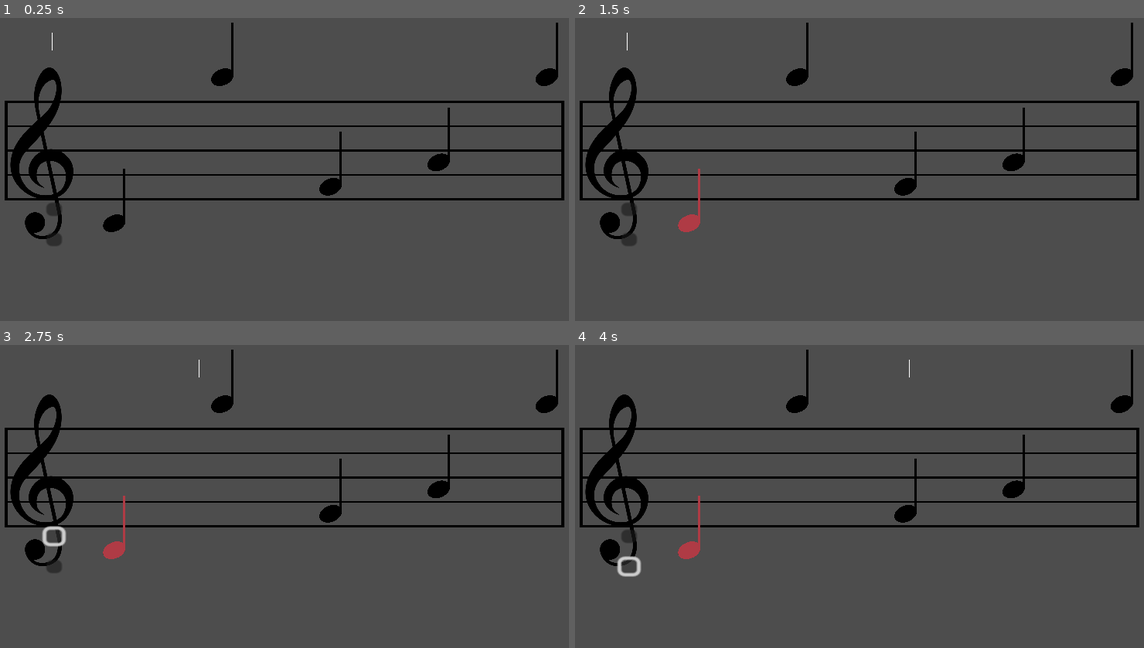
Above: before the commit, frames 1-4 (two rows, left to right).
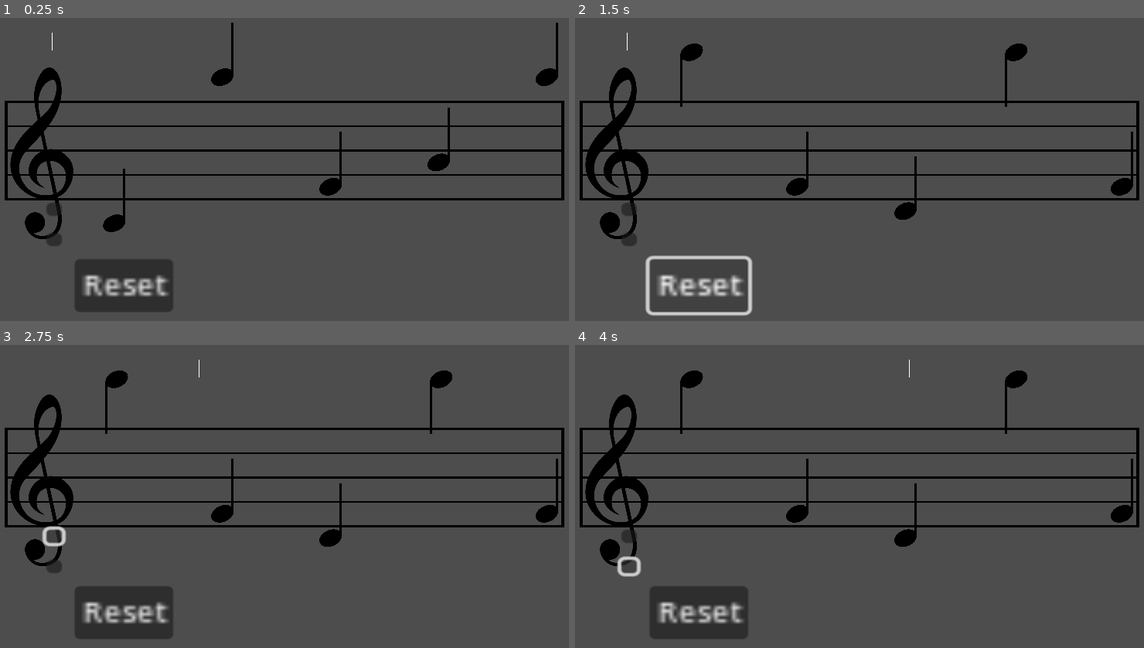
Above: after the commit, the same moments.

Repository: Sniggiho/COMP225-Reluna
Game: Godot game, scene res://Scenes/firstScene.tscn
The game is run twice, just before and just after one commit, with the same random seed, the same clock (stepped at 60 frames per second) and the same inputs.
Inputs (mouse positions are in pixels of both pictures, inside the frame that each line leads up to):
- Up to frame 1 (0.25 s): no input
- Up to frame 2 (1.5 s): click (688, 224) at 0.52 s; click (700, 284) at 1.25 s, where only the run after the commit has a clickable "Reset"
- Up to frame 3 (2.75 s): click (56, 535) at 2 s
- Up to frame 4 (4 s): click (631, 535) at 2.75 s; click (631, 566) at 3.5 s

The runs differ from the first frame. In frame 1, 2.5% of the frame differs, in the area x 13-31%, y 79-97%; in frame 2, 3.8%; in frame 3, 4.8%, in the area x 13-99%, y 1-97%; in frame 4, 4.8%.

Commit message:
Added reset button

Diff:
--- a/Project/Scenes/LevelManager/LevelManager.gd
+++ b/Project/Scenes/LevelManager/LevelManager.gd
@@ -120,6 +120,14 @@
 	else:
 		print("Aw, you were incorrect :(")
 
+## Call to keep a level manager around and generate new list of detuned notes, tune creator, etc.
+func _reset() -> void:
+	path.get_child(0).progress_ratio = 0
+	deleteTuneCreator()
+	createListOfDetunedNotes()
+	createTuneCreator()
+	pass
+
 # Called when the node enters the scene tree for the first time.
 func _ready():
 	if numOutOfTune>numNotes-1: # if we want more out of tune notes than we have notes, we set the number of detuned notes to the max possible
--- a/Project/Scenes/TuneCreator/TuneCreator.gd
+++ b/Project/Scenes/TuneCreator/TuneCreator.gd
@@ -89,6 +89,7 @@
 		note.global_position = _pathFollower.global_position
 		note.global_position.y += -1 * (note.hOffset() * lineHeight / 2)
 		##print(note.hOffset() * lineHeight / 2)
+#	_pathFollower.progress_ratio = 0
 
 
 ## Getter method for retrieving the list of notes
--- a/Project/Scenes/firstScene.tscn
+++ b/Project/Scenes/firstScene.tscn
@@ -50,6 +50,14 @@
 offset_bottom = 640.0
 scale = Vector2(5, 4.28)
 
+[node name="ResetButton" type="Button" parent="."]
+offset_left = 255.0
+offset_top = 700.0
+offset_right = 306.0
+offset_bottom = 731.0
+scale = Vector2(5, 4.28)
+text = "Reset"
+
 [node name="Debug" type="Node" parent="."]
 
 [node name="TextureRect" type="TextureRect" parent="Debug"]
@@ -86,5 +94,6 @@
 
 [connection signal="pressed" from="PlayButton" to="PlayBar" method="play"]
 [connection signal="pressed" from="CheckButton" to="LevelManager" method="checkPlayerInput"]
+[connection signal="pressed" from="ResetButton" to="LevelManager" method="_reset"]
 [connection signal="pressed" from="Debug/ButtonForDetuned" to="Debug/AudioStreamPlayer" method="_on_button_pressed"]
 [connection signal="pressed" from="Debug/ButtonForInTune" to="Debug/AudioStreamPlayer" method="_on_button_for_in_tune_pressed"]
